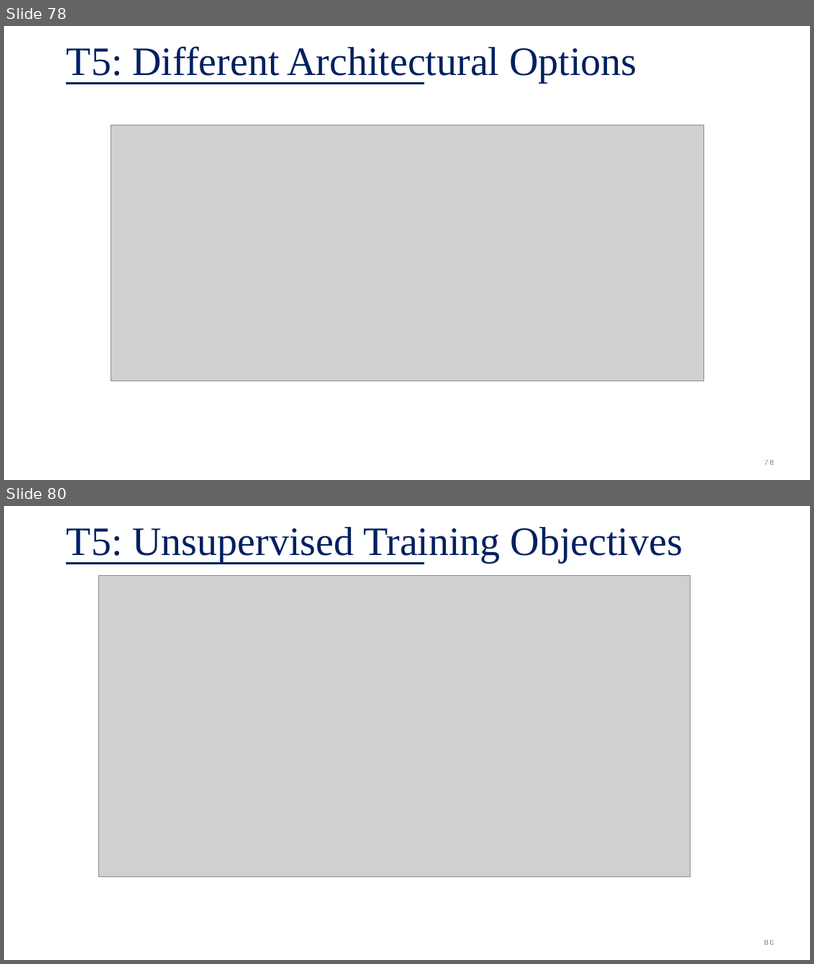
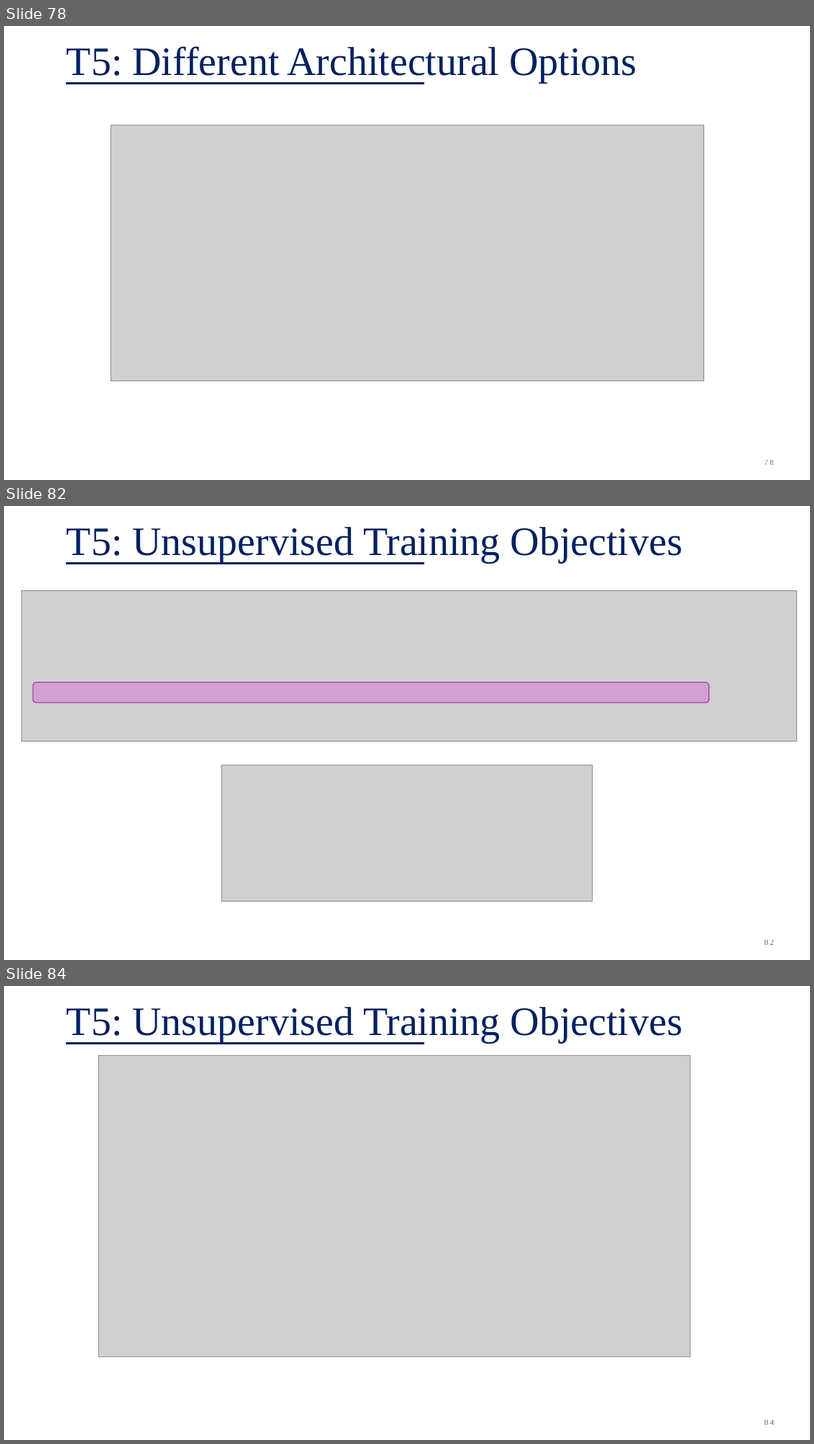
Before and after one commit to plaban/fllm-aut25, a slide deck: assets/class_notes/04b. LLM-Architectures.pptx. Shown one above the other, each under a label of ours: slides 78 and 80 before the commit, slides 78, 82 and 84 after it; the slides between them are not shown. The pictures are 814x964 and 814x1444 pixels, drawn with LibreOffice and Linux fonts; fonts in the diff are those of the drawing; grey boxes stand for pictures. Boxes give left, top, right and bottom in pixels: in the first picture for what was removed or moved away, otherwise in the second. Text is boxed around its words. In the diff, an @@ line names an element or a change of style, - is before the commit and + after.

```diff
--- a/assets/class_notes/04b. LLM-Architectures.pptx
+++ b/assets/class_notes/04b. LLM-Architectures.pptx
@@ slide 82 added at [4, 506, 810, 960], background #FFFFFF; not listed: 1 template element that a slide beside it also shows @@
@@ title added at [67, 527, 683, 562], 48 pt, text #002060 @@
+T5: Unsupervised Training Objectives
@@ picture added at [21, 591, 797, 741] @@
@@ rounded rectangle added at [33, 682, 710, 703], fill #D838D6 at 31% opacity, outline #A0299E 0.85 pt @@
@@ picture added at [221, 765, 593, 901] @@
@@ page number added at [764, 939, 774, 944], 10 pt, text #000000 at 60% opacity @@
+82
@@ what was slide 80 is now slide 84 @@
@@ page number at [764, 1419, 774, 1424]: text changed @@
-80
+84
```
Also in this commit, not shown: 10 slides changed, 3 other slides added, 1 slide removed, 2 other files.
